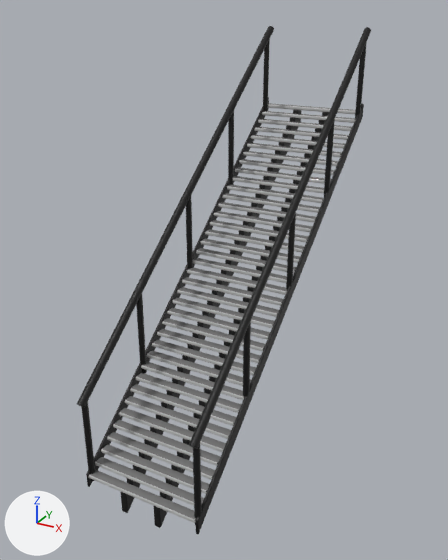
The FBX model src/LDJam54/Assets/Art/Meshes/SM_Env_Stairs_Full_001.fbx: old version first, new version second.
Camera for both pictures: a camera (50 mm lens) standing at (4.28, -14.27, 5.26) and looking at (0.66, -7.69, 1.97). Every picture has the same lights, and +X, +Y and +Z are marked at lower left.

Objects in the first picture: 'StraightStair004'.
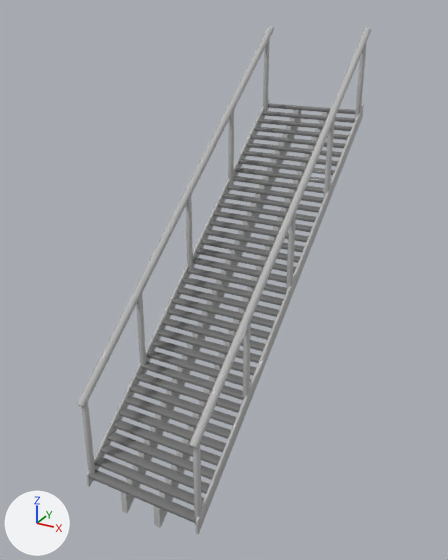
The newer file is also turned or shifted as a whole; pictures and numbers use the older file's frame.

Edits to the scene script, one JSON object a line:
```json
{"block": "me_mesh", "where": "me_mesh.from_pydata(...)  # 2136 vertices, 4056 faces; spans x -0.05..1.55, y 0.1..5.03, z -0.24..5.0"}
{"block": "me_mesh", "where": "# used by ob_straightstair004; location = (0.0, -10.0, 0.0)"}
{"block": "me_mesh", "change": "me_mesh part 1: 418 of the faces centred in x 0.0..1.5, y 0.13..4.88, z 0.05..3.86 switch from mat_material__38 (grey #bcbcbc) to mat_material__37 (grey #7a7a7a)"}
{"block": "me_mesh", "change": "me_mesh part 2: 160 of the faces centred in x -0.04..1.54, y 0.16..3.77, z 0.37..3.57 switch from mat_material__35_slot__3 (black #000000) to mat_material__38 (grey #bcbcbc)"}
{"block": "me_mesh", "change": "me_mesh part 3: 40 of the faces centred in x -0.04..1.54, y 4.83..4.9, z 4.09..4.48 switch from mat_material__35_slot__3 (black #000000) to mat_material__38 (grey #bcbcbc)"}
{"block": "me_mesh", "change": "me_mesh part 4: all 72 faces that had it switch from mat_material__35_slot__5 (black #000000) to mat_material__38 (grey #bcbcbc)"}
{"block": "me_mesh", "change": "me_mesh part 5: all 1864 faces that had it switch from mat_material__35_slot__6 (black #000000) to mat_material__38 (grey #bcbcbc)"}
{"block": "me_mesh", "change": "me_mesh part 6: all 88 faces that had it switch from mat_material__35_slot__7 (black #000000) to mat_material__38 (grey #bcbcbc)"}
```

Pixel boxes [x1, y1, x2, y2] of what changed, in the pictures (448 x 560 px):
```json
{"part": 1, "of": "me_mesh", "change": "recoloured", "before": [89, 104, 355, 523], "after": [89, 104, 355, 523]}
{"part": 2, "of": "me_mesh", "change": "recoloured", "before": [81, 111, 335, 526], "after": [81, 111, 335, 526], "on screen": "black to grey"}
{"part": 3, "of": "me_mesh", "change": "recoloured", "before": [263, 39, 367, 119], "after": [263, 39, 367, 119], "on screen": "black to grey"}
{"part": 4, "of": "me_mesh", "change": "recoloured", "before": [77, 26, 371, 449], "after": [77, 26, 371, 449], "on screen": "black to grey"}
{"part": 5, "of": "me_mesh", "change": "recoloured", "before": [121, 110, 329, 528], "after": [121, 110, 329, 528], "on screen": "black to grey"}
{"part": 6, "of": "me_mesh", "change": "recoloured", "before": [86, 97, 364, 534], "after": [86, 97, 364, 534], "on screen": "black to grey"}
```
